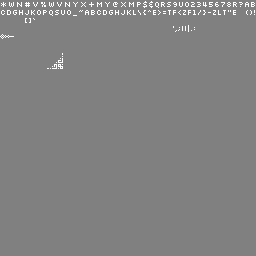
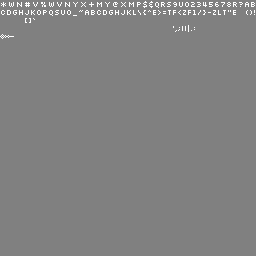
Before/after of a 256×256 layered artwork. What changed in the layer stack:
painted on "silkscreen_0.png" over <box>47,53,63,69</box>
